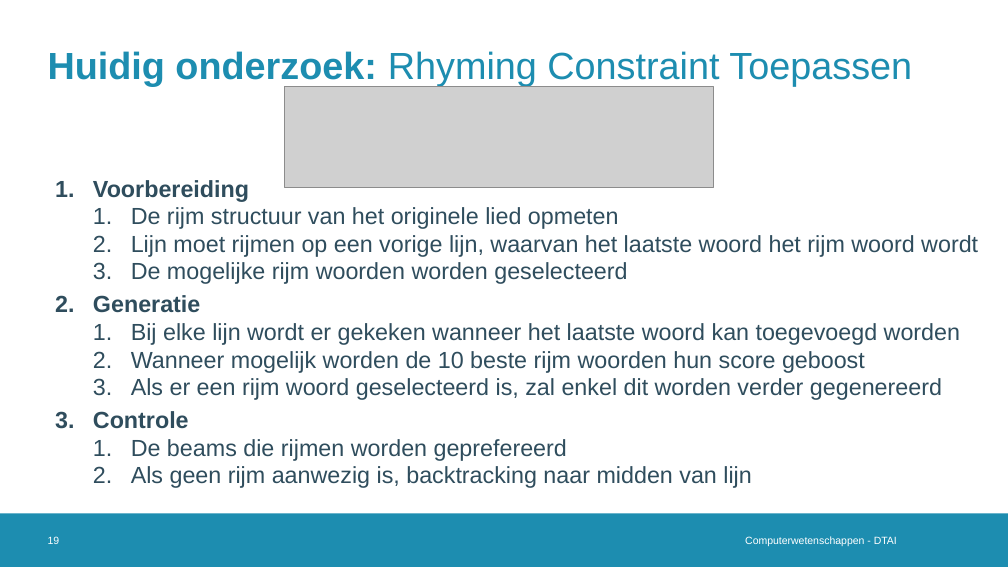
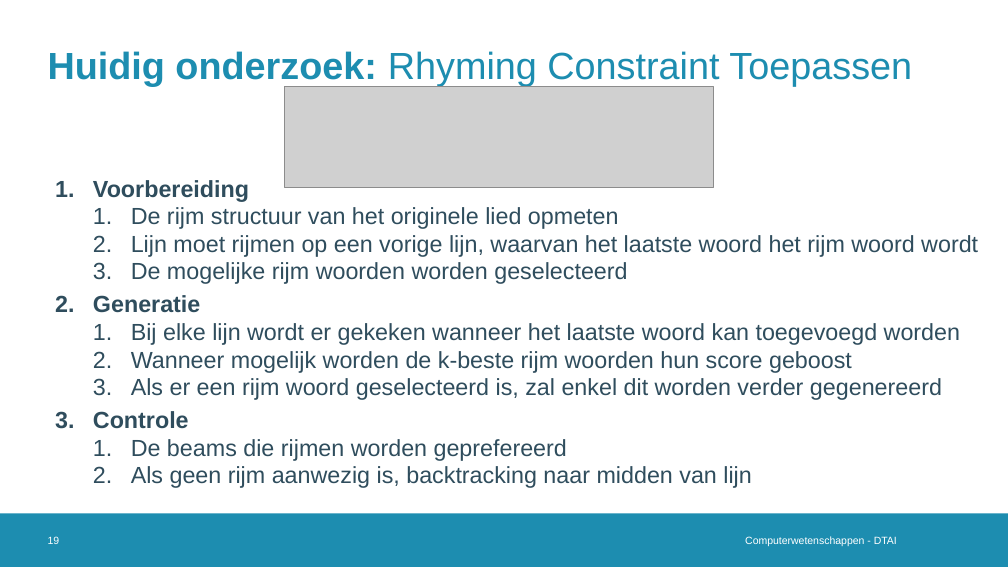
Before and after one commit to Alintermans/Thesis, a slide deck: slide 19 of Presentations/Third Intermediate Presentation/Presentation.pptx. Drawn at 1008x567 pixels with LibreOffice and Linux fonts; fonts in the diff are those of the drawing; grey boxes stand for pictures; background and template pictures are left out. Boxes give left, top, right and bottom in pixels: in the first picture for what was removed or moved away, otherwise in the second. Text is boxed around its words. In the diff, an @@ line names an element or a change of style, - is before the commit and + after.

```diff
--- a/Presentations/Third Intermediate Presentation/Presentation.pptx
+++ b/Presentations/Third Intermediate Presentation/Presentation.pptx
@@ text at (x1=131, y1=351, x2=852, y2=373): text changed @@
-  2. Wanneer mogelijk worden de 10 beste rijm woorden hun score geboost
+  2. Wanneer mogelijk worden de k-beste rijm woorden hun score geboost
```
Also in this commit, not shown: 2 other slides changed, 1 slide added, 2 other files.
